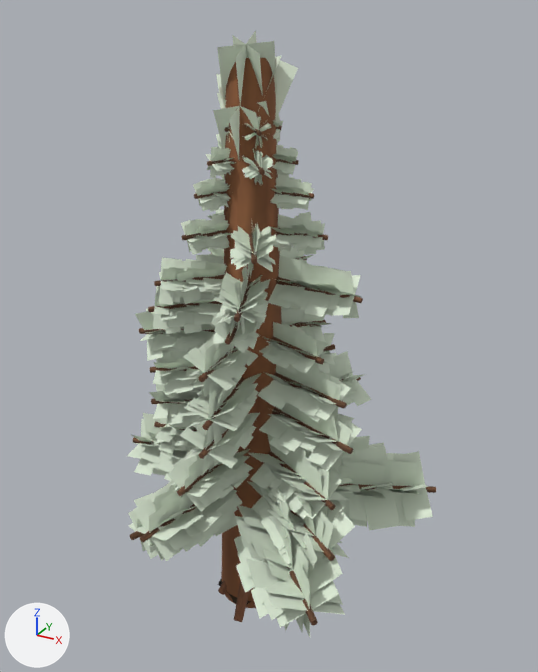
The glTF model packages/viewer-threejs/public/assets/resources/pine/standard-lod0.glb as it was, and as the next commit left it.
Rendered twice from a 50 mm camera at (11.38, -19.57, 19.98) aimed at (0.13, 0.9, 9.74). Every picture has the same lights, and +X, +Y and +Z are marked at lower left. The first picture is the older version. Where no turn or scale is listed for an object, it has been applied to the vertices. Vertices at exactly the same position are counted once.

Names of what the first picture shows: 'pine-needle-sprays', 'pine-trunk-branches-buried-roots-ground-blend'.
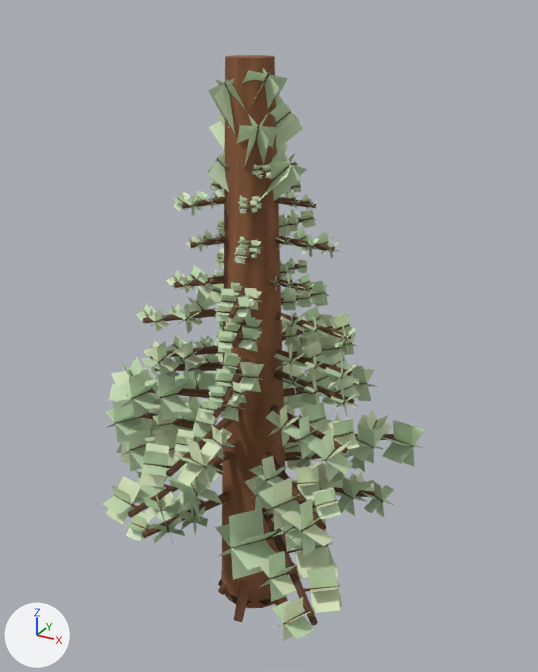
The change, as a list of edits to the scene's bpy script:
```text
Change mat_material_1:
    remove # nodes: BsdfPrincipled, Math x2, Mix, OutputMaterial, VertexColor
    remove # colours: white #e4f1dc, mixed with the vertex colours
    nodes: BsdfPrincipled, Math x2, OutputMaterial, VertexColor
    colours: black #071008, mixed with the vertex colours
Change me_mesh_0:
    used by ob_pine_trunk_branches_buried_roots_ground_blend; location = (0.0, 0.0, 0.0)
    remove me_mesh_0.from_pydata(...)  # 1280 vertices, 2272 faces; spans x -5.2..5.9, y -4.9..3.8, z -0.5..18.7
    add me_mesh_0.from_pydata(...)  # 6662 vertices, 11840 faces; spans x -6.4..5.0, y -5.2..5.9, z -0.5..18.7
    me_mesh_0 part 1: the loose piece of 18 vertices spanning x -0.2..0.3, y -3.3..0.0, z 9.9..10.4 is multiplied about its middle by the matrix ((0.449, 0.266, -0.172), (-0.181, 0.46, 0.24), (0.26, -0.14, 0.464)), then moved by (1.5, -1.1, -5.9)
    me_mesh_0 part 2: the loose piece of 18 vertices spanning x -0.1..4.4, y -2.9..0.1, z 4.6..5.2 is multiplied about its middle by the matrix ((0.213, -0.121, -0.146), (0.188, 0.104, 0.187), (-0.026, -0.236, 0.158)), then moved by (1.0, -0.9, -0.7)
    me_mesh_0 part 3: the loose piece of 18 vertices spanning x -0.1..1.6, y -0.1..2.4, z 9.9..10.4 is scaled about its middle by (-0.215, -0.349, -0.64), then moved by (2.2, -4.7, -6.2)
    me_mesh_0 part 4: the loose piece of 18 vertices spanning x -1.4..0.2, y -4.9..0.0, z 4.6..5.2 is multiplied about its middle by the matrix ((0.037, -0.22, -0.06), (-0.14, -0.07, 0.17), (-0.18, 0.009, -0.145)), then moved by (4.8, -1.0, -0.9)
    me_mesh_0 part 5: the loose piece of 18 vertices spanning x -3.6..0.1, y -1.5..0.1, z 9.9..10.4 is multiplied about its middle by the matrix ((0.265, 0.055, 0.074), (-0.077, 0.257, 0.083), (-0.052, -0.098, 0.258)), then moved by (0.4, -1.1, -5.9)
    me_mesh_0 part 6: the loose piece of 18 vertices spanning x 0.0..2.9, y -0.9..0.1, z 10.0..10.4 is multiplied about its middle by the matrix ((-0.218, 0.082, -0.055), (0.068, 0.222, 0.058), (0.071, 0.037, -0.225)), then moved by (-3.1, -2.3, -6.1)
    me_mesh_0 part 7: 52 vertices moved within x -1.4..1.3, y -0.1..3.6, z 4.0..17.0; 566 vertices removed from x -5.2..5.9, y -4.4..3.8, z 3.9..16.9; 5552 vertices added at x -6.4..5.0, y -5.1..5.7, z 3.7..18.3
    other edits to the shape of me_mesh_0 do not show in these pictures
Add me_mesh_1_1:
    me_mesh_1_1.from_pydata(...)  # 3528 vertices, 1764 faces; spans x -6.9..5.4, y -5.5..6.4, z 3.2..18.6
    me_mesh_1_1.materials.append(mat_material_1)
Remove ob_pine_needle_sprays:
    ob_pine_needle_sprays = bpy.data.objects.new('pine-needle-sprays', me_mesh_1)
    ob_pine_needle_sprays.location = (0.0, 0.0, 0.0)
Add ob_pine_terminal_needle_sprigs:
    ob_pine_terminal_needle_sprigs = bpy.data.objects.new('pine-terminal-needle-sprigs', me_mesh_1_1)
    ob_pine_terminal_needle_sprigs.location = (0.0, 0.0, 0.0)
```

Pixel boxes (x1, y1, x2, y2) of what changed, in the pictures (538 x 672 px; the box of a moved part takes in the faces that stretch with it):
'pine-needle-sprays', deleted: before (127, 30, 433, 637)
'pine-terminal-needle-sprigs', added: after (102, 68, 426, 641)
'pine-trunk-branches-buried-roots-ground-blend', reshaped: before (130, 58, 436, 626); after (114, 55, 414, 626)
part 1 of me_mesh_0, moved or reshaped: before (198, 346, 237, 382); after (230, 536, 274, 548)
part 2 of me_mesh_0, moved or reshaped: before (290, 510, 335, 561); after (288, 544, 328, 553)
part 3 of me_mesh_0, moved or reshaped: before (289, 320, 326, 327); after (269, 571, 290, 579)
part 4 of me_mesh_0, moved or reshaped: before (140, 504, 196, 542); after (304, 586, 339, 592)
part 5 of me_mesh_0, moved or reshaped (mostly hidden afterwards): before (139, 328, 215, 334); after (198, 500, 205, 503)
part 6 of me_mesh_0, moved or reshaped (not visible afterwards): before (271, 336, 324, 364)
part 7 of me_mesh_0, reshaped: before (130, 126, 436, 540); after (114, 74, 414, 538)
